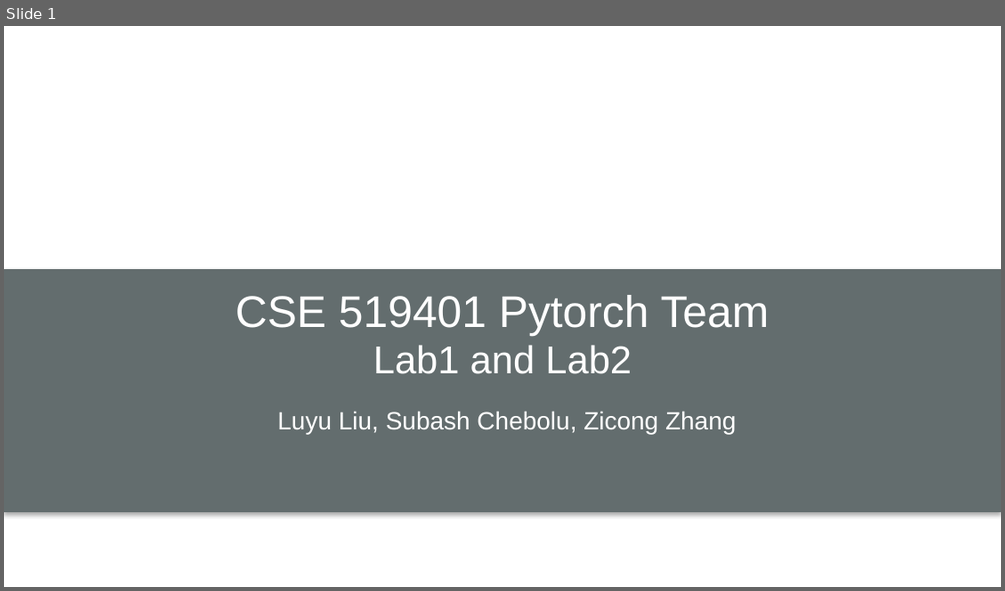
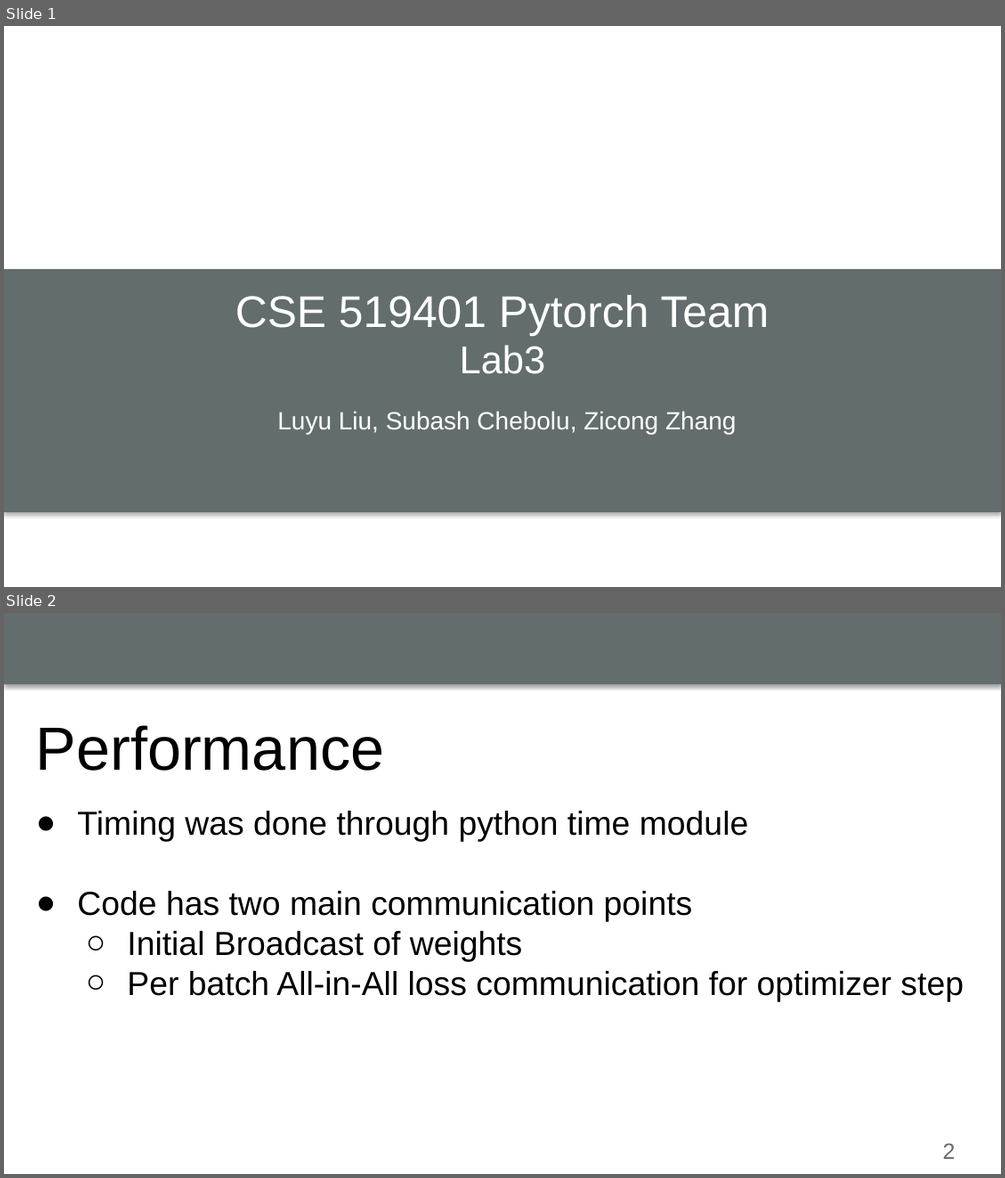
Before and after one commit to luyuliu/CSE-5194, a slide deck: labs/lab3/lab3_present.pptx. Shown one above the other, each under a label of ours: slide 1 before the commit, slides 1 and 2 after it. The pictures are 1005x591 and 1005x1178 pixels, drawn with LibreOffice and Linux fonts; fonts in the diff are those of the drawing; background and template pictures are left out. Boxes give left, top, right and bottom in pixels: in the first picture for what was removed or moved away, otherwise in the second. Text is boxed around its words. In the diff, an @@ line names an element or a change of style, - is before the commit and + after.

```diff
--- a/labs/lab3/lab3_present.pptx
+++ b/labs/lab3/lab3_present.pptx
@@ slide 2 added at <box>4,613,1001,1174</box>, background #FFFFFF @@
@@ rectangle added at <box>4,613,1001,685</box>, fill #636D6E @@
@@ title added at <box>36,725,385,771</box>, 44 pt, text #000000 @@
+Performance
@@ text added at <box>77,811,963,1001</box>, 24 pt, text #000000 @@
+● Timing was done through python time module
+● Code has two main communication points
+  ○ Initial Broadcast of weights
+  ○ Per batch All-in-All loss communication for optimizer step
@@ page number added at <box>943,1143,955,1159</box>, 16 pt, text #636D6E @@
+2
@@ slide 1 changed as well @@
@@ text at <box>460,345,546,374</box>: text changed @@
-Lab1 and Lab2
+Lab3
```
Also in this commit, not shown: 3 other slides added, 4 slides removed.
